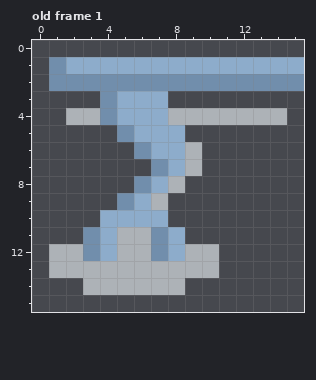
File history of a pixel-art file, assets/sprites/_aseprite/environment/props/arm-prop.aseprite. This is how it looked before the edit.
16x16 pixels, 1 frame. Shown: old frame 1. The commit also changed other frames, which this record leaves out.
After:
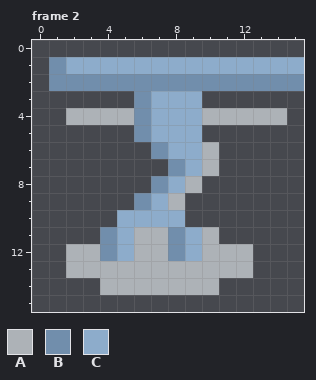
Palette (. is transparent): A #adb2b7  B #718eac  C #8daccb
A new or re-ordered frame is compared with the old frame closest to it.
Changes in this commit:
frames 1 -> 9
Frame 2 is new; against old frame 1, layers "Layer 1", "Layer 2":
The edit adds colour A in rows 6 to 7 at x 10; in row 8 at x 9; in row 9 at x 8; in row 11 at x 10; in rows 12 to 13 at x 11 to 12; in row 14 at x 9 to 10.
Colour B gives way to colour A in row 4 at x 4; in row 11 at x 7; in row 12 at x 3 and 7.
Colour C gives way to colour A in row 4 at x 5.
Colour C gives way to colour B in rows 3 to 5 at x 6; in row 6 at x 7; in row 7 at x 8; in row 8 at x 7; in row 9 at x 6; in rows 11 to 12 at x 4 and 8.
The edit adds colour C in row 3 at x 8 to 9; in row 5 at x 9; in row 10 at x 8; in row 11 at x 9.
Colour A gives way to colour C in row 4 at x 8 to 9; in rows 6 to 7 at x 9; in row 8 at x 8; in row 9 at x 7; in row 11 at x 5; in row 12 at x 5 and 9.
Colour A is removed in rows 12 to 13 at x 1; in row 14 at x 3.
Colour B is removed in row 3 at x 4; in row 5 at x 5; in row 6 at x 6; in row 7 at x 7; in row 8 at x 6; in row 9 at x 5.
Colour B is removed in row 11 at x 3.
Colour C is removed in row 3 at x 5; in row 10 at x 4.
Pixel boxes of the changes (left, top, right, bottom) in both pictures:
changed: (49, 91, 253, 295)
